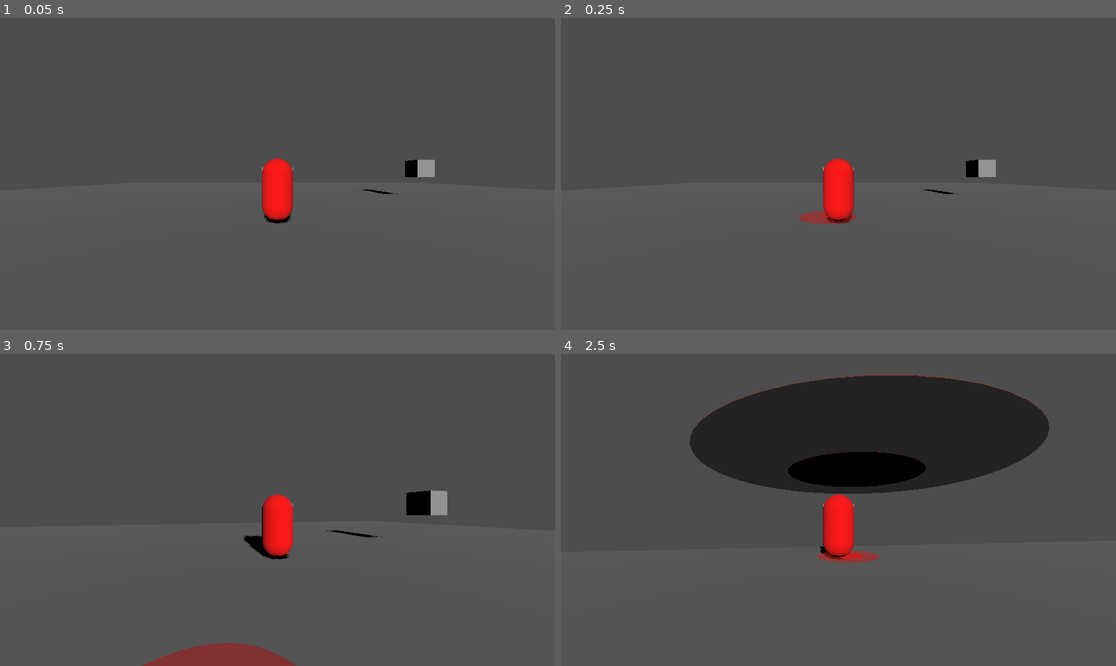
Above: before the commit, frames 1-4 (two rows, left to right).
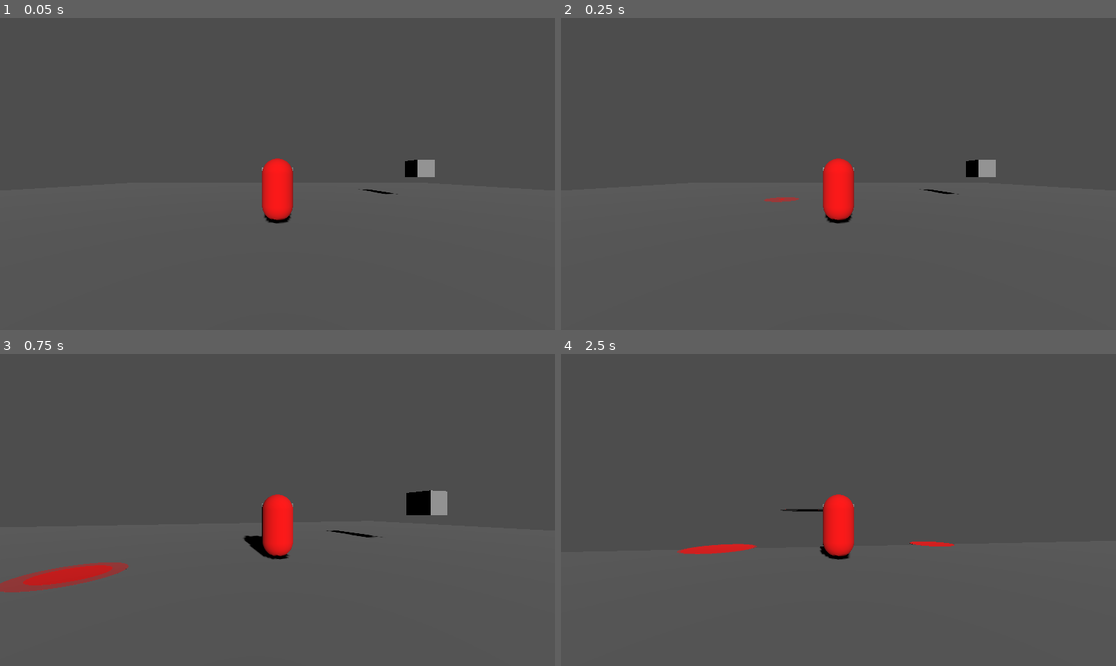
Above: after the commit, the same moments.

Repository: ZweiEuro/high_perf_cg
Game: Godot game, scene res://main_scene.tscn
Same seed, same stepped clock (60 frames per second), same inputs: the game is played once before the commit and once after it.
Inputs (mouse positions are in pixels of both pictures, inside the frame that each line leads up to):
- Up to frame 1 (0.05 s): no input
- Up to frame 2 (0.25 s): no input
- Up to frame 3 (0.75 s): tap Enter at 0.5 s; move the mouse to (305, 510) at 0.52 s; hold W (Player Forward) from 0.53 s (still down); tap Shift (Dash) at 0.6 s
- Up to frame 4 (2.5 s): keep holding W (Player Forward); tap Space (Player jump) at 0.77, 1.52 s; move the mouse to (810, 510) at 1.27 s; tap Shift (Dash) at 1.35, 2.1 s; move the mouse to (849, 503) at 2.02 s

Frame 1 is identical in both runs. In frame 2, 0.3% of the frame differs, in the area x 36-54%, y 57-67%; in frame 3, 2.6%; in frame 4, 20%, in the area x 20-88%, y 6-67%.

Commit message:
fix unique instancing

Diff:
--- a/gameObjects/lightning/indicator.tscn
+++ b/gameObjects/lightning/indicator.tscn
@@ -18,7 +18,6 @@
 
 func _ready() -> void:
 	self.scale = Vector3(actualScale, actualScale, actualScale);
-
 	innerIndicator.top_radius = 1;
 	innerIndicator.bottom_radius = 1;
 
@@ -39,6 +38,7 @@
 disable_receive_shadows = true
 
 [sub_resource type="CylinderMesh" id="CylinderMesh_yurot"]
+resource_local_to_scene = true
 material = SubResource("StandardMaterial3D_lsk4n")
 top_radius = 1.0
 bottom_radius = 1.0
@@ -50,6 +50,7 @@
 disable_receive_shadows = true
 
 [sub_resource type="CylinderMesh" id="CylinderMesh_e1imq"]
+resource_local_to_scene = true
 material = SubResource("StandardMaterial3D_6v3ml")
 top_radius = 0.0
 bottom_radius = 0.0
--- a/gameObjects/lightning/indicator_spawner.gd
+++ b/gameObjects/lightning/indicator_spawner.gd
@@ -3,7 +3,7 @@
 @export var spawningInterval: float = 0.05; # period in seconds
 @export var spawningIntervalRandomNoise: float = 0.5;
 
-@export var spawnRadius: float = 5.0;
+@export var spawnRadius: float = 10;
 
 var indicator = preload("res://gameObjects/lightning/indicator.tscn");
 
@@ -36,11 +36,14 @@
 	var dir = Vector3(randf_range(-0.5, 0.5), 0, randf_range(-0.5, 0.5)).normalized();
 
 	# make it a minimum radius away from the player
-	return center + dir * randf_range(0.5, radius) * randf();
+	#        v originating from the players position
+	#        |                                    v random in that direction inside the radius
+	#        |                                    |             v min distance away
+	return center + (dir * randf_range(0, radius) * randf()) + dir * 5;
 
 func _on_timer_timeout() -> void:
 
-	var newChild: Node3D = indicator.duplicate().instantiate();
+	var newChild: Node3D = indicator.duplicate(true).instantiate();
 	var newPos =  get_random_pos_around_center(player.position, spawnRadius);
 	newChild.position = newPos;
 	add_child(newChild);
